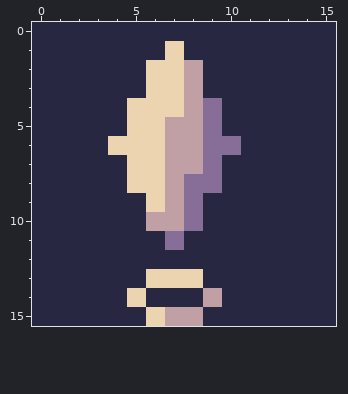
Pixel-art sprite -- images/tileX.png. The picture above is the old version.
The file is 64x64 pixels, drawn in blocks of 4x4; one block is one cell here.
The same view after the edit:
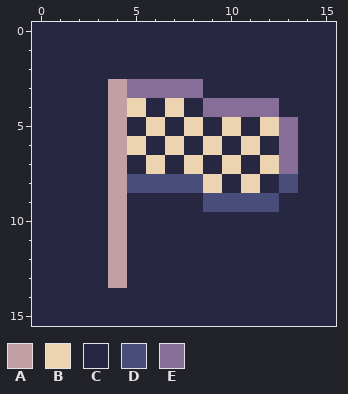
Palette (. is transparent): A #c0a0a5  B #edd4b0  C #272742  D #494d7a  E #866e99
From old to new:
{"y":1,"x":7,"old":"B","new":"C"}
{"y":2,"x":6,"old":"BBA","new":"CCC"}
{"y":3,"x":4,"old":"CCBBA","new":"AEEEE"}
{"y":4,"x":4,"old":"C","new":"A"}
{"y":4,"x":6,"old":"B","new":"C"}
{"y":4,"x":8,"old":"A","new":"C"}
{"y":4,"x":10,"old":"CCC","new":"EEE"}
{"y":5,"x":4,"old":"CB","new":"AC"}
{"y":5,"x":7,"old":"AAEC","new":"CBCB"}
{"y":5,"x":12,"old":"CC","new":"BE"}
{"y":6,"x":4,"old":"B","new":"A"}
{"y":6,"x":6,"old":"BAAEEC","new":"CBCBCB"}
{"y":6,"x":13,"old":"C","new":"E"}
{"y":7,"x":4,"old":"CB","new":"AC"}
{"y":7,"x":7,"old":"AAEC","new":"CBCB"}
{"y":7,"x":12,"old":"CC","new":"BE"}
{"y":8,"x":4,"old":"CBBAEE","new":"ADDDDB"}
{"y":8,"x":11,"old":"C","new":"B"}
{"y":8,"x":13,"old":"C","new":"D"}
{"y":9,"x":4,"old":"C","new":"A"}
{"y":9,"x":6,"old":"BAECCCC","new":"CCCDDDD"}
{"y":10,"x":4,"old":"C","new":"A"}
{"y":10,"x":6,"old":"AAE","new":"CCC"}
{"y":11,"x":4,"old":"C","new":"A"}
{"y":11,"x":7,"old":"E","new":"C"}
{"y":12,"x":4,"old":"C","new":"A"}
{"y":13,"x":4,"old":"C","new":"A"}
{"y":13,"x":6,"old":"BBB","new":"CCC"}
{"y":14,"x":5,"old":"B","new":"C"}
{"y":14,"x":9,"old":"A","new":"C"}
{"y":15,"x":6,"old":"BAA","new":"CCC"}
{"label":"changed","picture_box":[108,41,298,326]}
